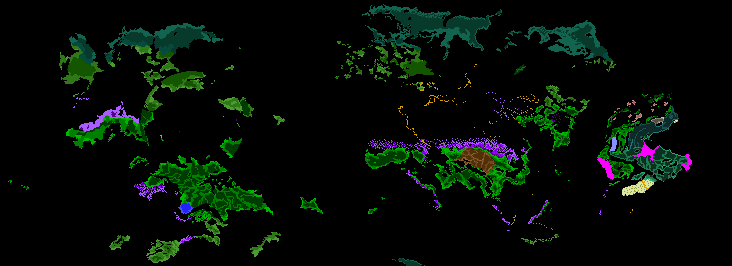
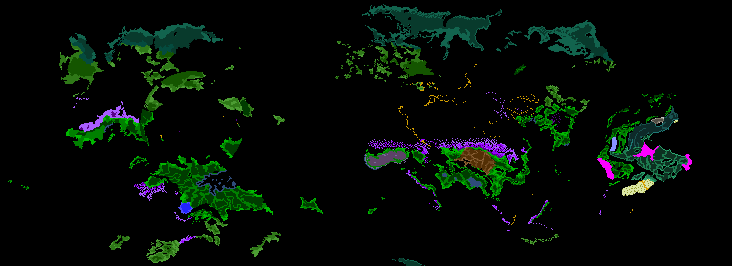
Two versions of the same layered image (732px x 266px). Layer-by-layer changes:
added layer "22" above "trees.bmp" over <box>564,101,668,146</box>
painted on "trees.bmp" over <box>104,74,676,250</box>
